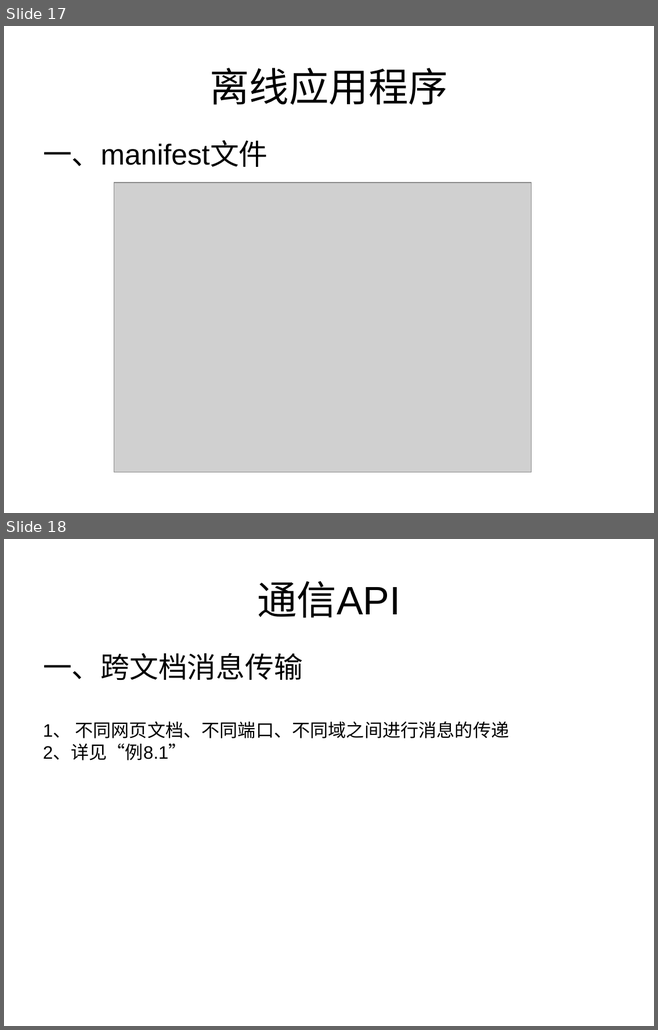
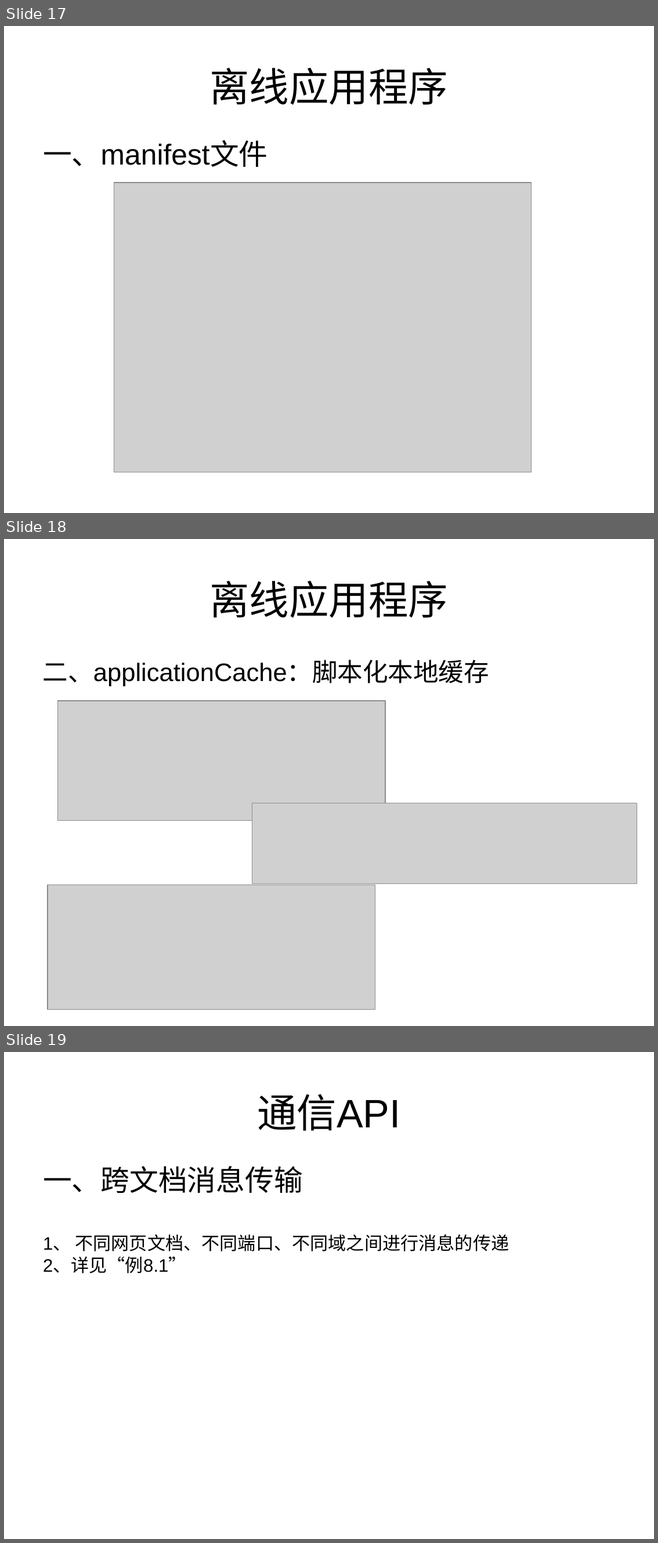
Before and after one commit to testuser2213/tom-wang-manual, a slide deck: manual/html5/share/关于HTML5的分享.ppt. Shown one above the other, each under a label of ours: slides 17 and 18 before the commit, slides 17, 18 and 19 after it. The pictures are 658x1030 and 658x1543 pixels, drawn with LibreOffice and Linux fonts; fonts in the diff are those of the drawing; grey boxes stand for pictures. Boxes give left, top, right and bottom in pixels: in the first picture for what was removed or moved away, otherwise in the second. Text is boxed around its words. In the diff, an @@ line names an element or a change of style, - is before the commit and + after.

```diff
--- a/manual/html5/share/关于HTML5的分享.ppt
+++ b/manual/html5/share/关于HTML5的分享.ppt
@@ slide 18 added at box(4, 539, 654, 1026), background #FFFFFF @@
@@ title added at box(209, 581, 448, 618), 44 pt, text #000000 @@
+离线应用程序
@@ text added at box(43, 660, 489, 686), 28 pt, text #000000 @@
+二、applicationCache：脚本化本地缓存
@@ picture added at box(58, 701, 385, 821) @@
@@ picture added at box(252, 803, 637, 884) @@
@@ picture added at box(48, 885, 375, 1010) @@
@@ what was slide 18 is now slide 19 @@
```
Also in this commit, not shown: 4 other files.
